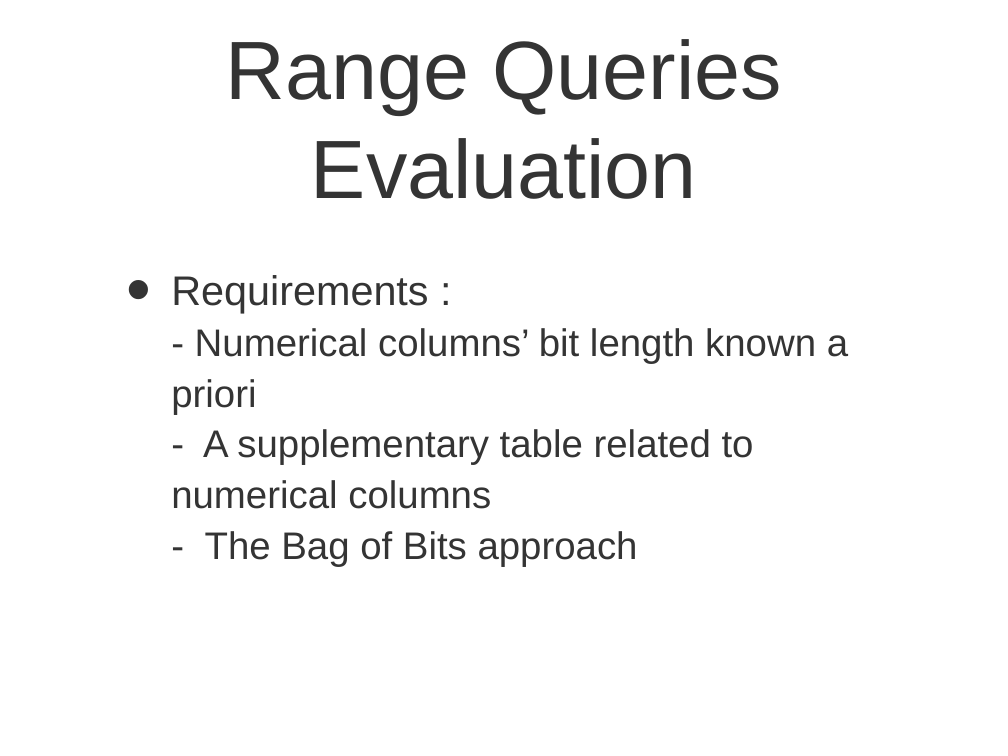
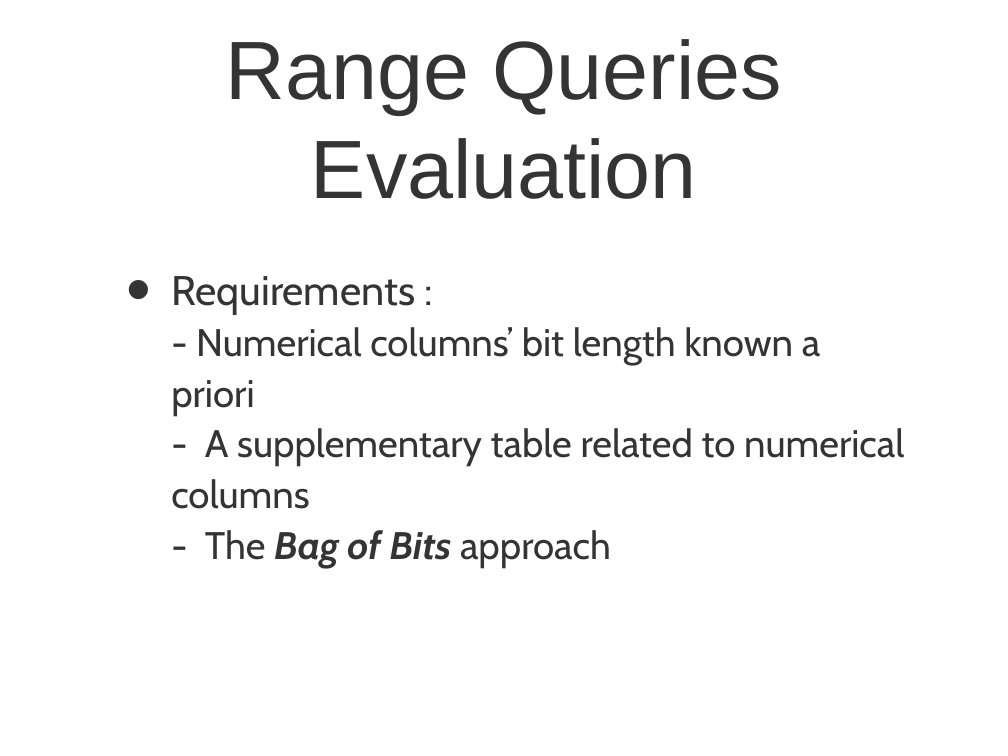
Before and after one commit to rexos/rexos.github.io, a slide deck: slide 14 of presentation.ppt. Drawn at 1008x756 pixels with LibreOffice and Linux fonts; fonts in the diff are those of the drawing. Boxes give left, top, right and bottom in pixels: in the first picture for what was removed or moved away, otherwise in the second. Text is boxed around its words. In the diff, an @@ line names an element or a change of style, - is before the commit and + after.

```diff
--- a/presentation.ppt
+++ b/presentation.ppt
@@ text "Requirements : - Numerical columns’ ..." at [171,276,904,568]: font Arial to Cabin; bold on, italic on in "Bag of Bits" @@
```
Also in this commit, not shown: 15 other slides changed.
